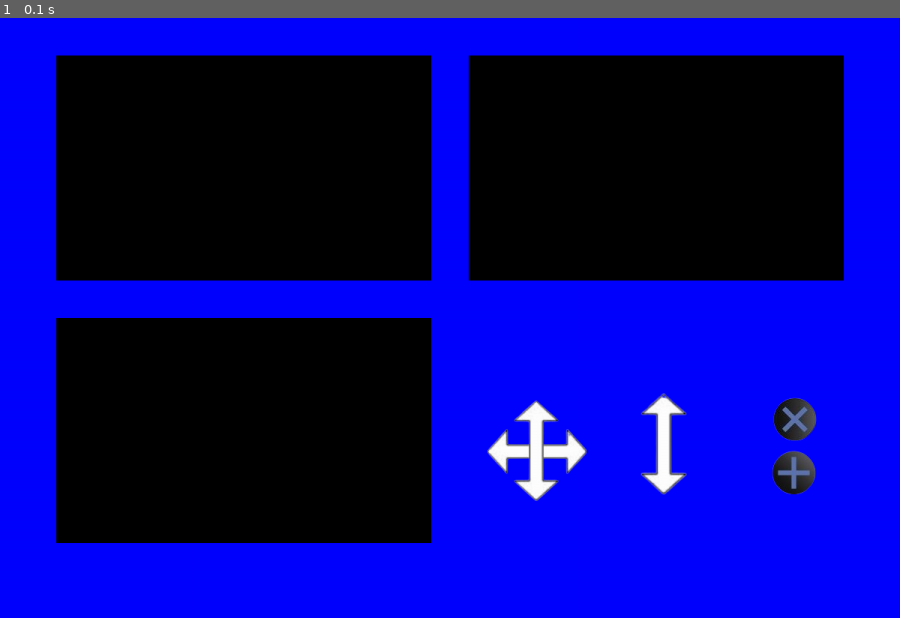
Above: before the commit, frame 1.
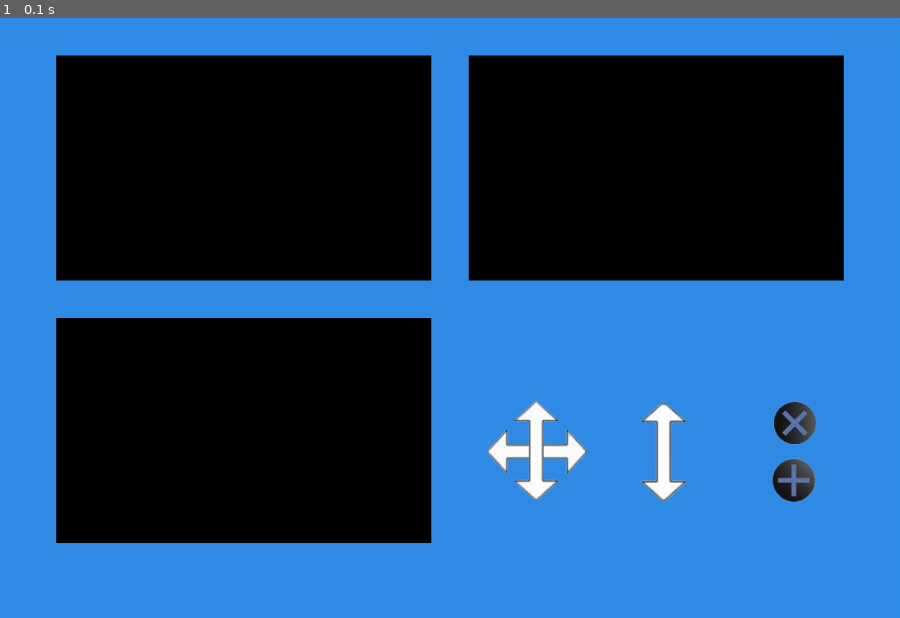
Above: after the commit, the same moment.

Repository: 1053079/MQTT-Crane
Game: pygame game, started from UI.py
Same seed, same stepped clock (60 frames per second), same inputs: the game is played once before the commit and once after it.
Inputs:
- Up to frame 1 (0.1 s): no input

The runs differ from the first frame. In frame 1, 52% of the frame differs, in the area x 0-100%, y 0-100%.

Commit message:
need this to be same as ui for pygame..

Diff:
--- a/UserInterface/UI.py
+++ b/UI.py
@@ -1,6 +1,5 @@
 import pygame
 import os
-
 
 # Initialize pygame
 pygame.init()
@@ -18,6 +17,8 @@
 white = (255,255,255),
 black = (0,0,0),
 blue = (0,0,255)
+skyBlue = (0,255,255)
+blueDeFrance = (49,140,231)
 
 # The screens.. parameters are [Width, Height]
 view = pygame.Surface([500,300])
@@ -46,7 +47,7 @@
 # the while loop..
 while not exit:
     # Fills the background with blue color
-    screen.fill(blue)
+    screen.fill(blueDeFrance)
 
     # blits the views to the screen. the parameters are the x and y coordinates.
     screen.blit(view, (75,50))
@@ -57,11 +58,12 @@
     screen.blit(WASD, (650, 500))
 
     # BLits the arrow in the middle
-    screen.blit(arrow, (850, 500))
+    screen.blit(arrow, (850, 510))
 
     # blits the circles to screen
-    screen.blit(circle, (1025,500))
-    screen.blit(circle2, (1025,575))
+    screen.blit(circle, (1025,505))
+    screen.blit(circle2, (1025,585))
+
     # if user presses quit the application closes.
     for event in pygame.event.get():
         if event.type == pygame.QUIT:
